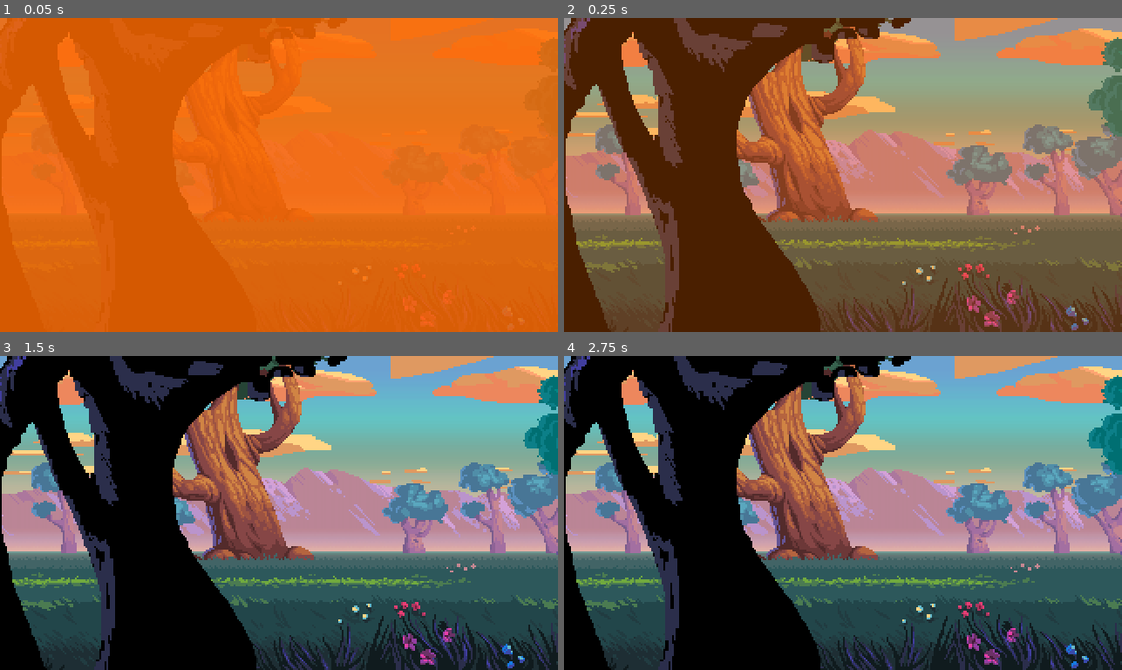
Above: before the commit, frames 1-4 (two rows, left to right).
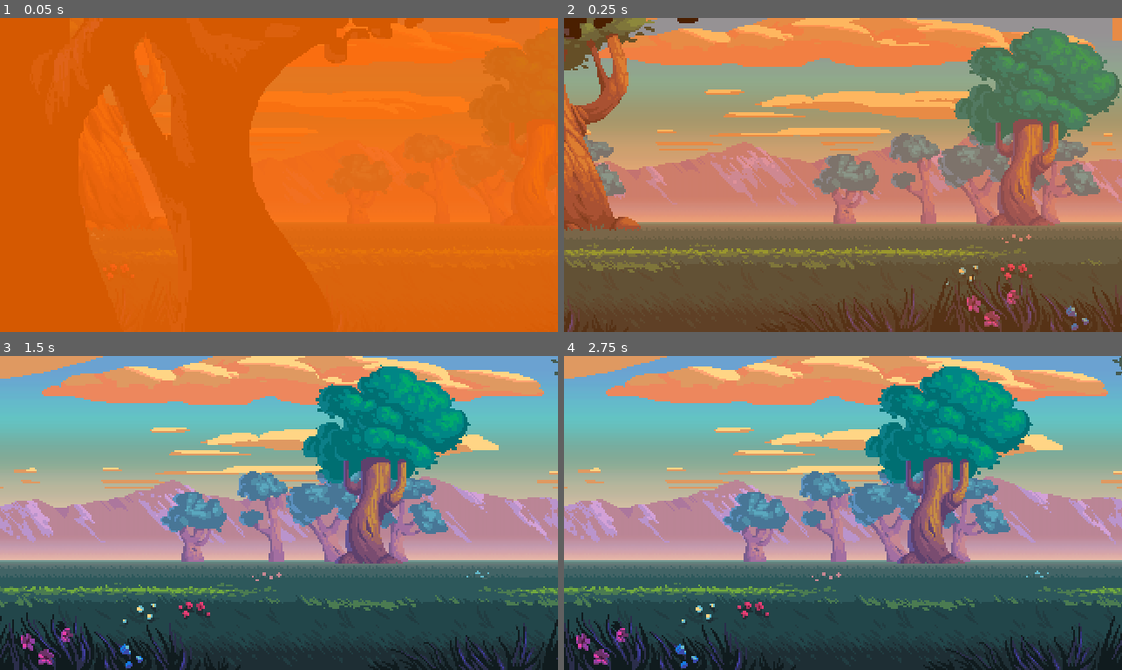
Above: after the commit, the same moments.

Repository: IcefoxCross/RPG_Udemy_GMS2GODOT
Game: Godot game, scene res://MainScenes/Battle/Battle.tscn
Two runs of this game, one before a commit and one after it. Both use one fixed random seed, a clock stepped at 60 frames per second and the inputs below. The project has no main scene, so this scene is started directly.
Inputs:
- Up to frame 1 (0.05 s): no input
- Up to frame 2 (0.25 s): no input
- Up to frame 3 (1.5 s): hold Right (move_right) 0.53-1.28 s; hold Down (move_down) from 1.28 s (still down)
- Up to frame 4 (2.75 s): release Down (move_down) at 2.03 s; hold Right (move_right) from 2.03 s (still down)

The runs differ from the first frame. In frame 1, 14% of the frame differs, in the area x 0-100%, y 0-100%; in frame 2, 64%; in frame 3, 68%; in frame 4, 68%.
Error before the commit: Invalid set index 'wait_time' (on base: 'Nil') with value of type 'float'. (res://MainScenes/BattleCamera.gd:23)

Commit message:
section 12/class 35

Diff:
--- /dev/null
+++ b/MainScenes/Battle/Background.gd
@@ -0,0 +1,52 @@
+extends Node2D
+
+onready var sprites = [$Sprite1,$Sprite2,$Sprite3,$Sprite4,
+					$Sprite5,$Sprite6,$Sprite7,$Sprite8]
+
+var camera
+var x_start = []
+var x_scale
+var y_scale
+var view_size
+
+func _ready():
+	camera = get_parent().find_node("BattleCamera")
+	view_size = camera.get_viewport_rect().size
+	x_start.append(sprites[0].position.x)
+	x_start.append(sprites[1].position.x)
+	x_start.append(sprites[2].position.x)
+	x_start.append(sprites[3].position.x)
+	x_start.append(sprites[4].position.x)
+	x_start.append(sprites[5].position.x)
+	x_start.append(sprites[6].position.x)
+	x_start.append(sprites[7].position.x)
+
+	sprites[7].position.x = 300
+	print(view_size.x)
+
+func _process(delta):
+	x_scale = view_size.x / (Game.room_width/2)
+	y_scale = view_size.y / Game.room_height
+
+	# Sky
+	sprites[0].position.x = camera.position.x
+	sprites[0].position.y = camera.position.y
+	sprites[0].scale.x = x_scale
+	sprites[0].scale.y = y_scale
+
+	# Mountains
+	sprites[1].position.x = (camera.position.x / 1.1) + x_start[1]
+	sprites[1].position.y = camera.position.y
+
+	# Others
+	sprites[2].position.x = (camera.position.x / 2) + x_start[2]
+	sprites[2].position.y = camera.position.y
+	sprites[3].position.x = (camera.position.x / 2.75) + x_start[3]
+	sprites[3].position.y = camera.position.y
+	sprites[4].position.y = camera.position.y
+	sprites[5].position.x = x_start[5] - (camera.position.x / 2.75)
+	sprites[5].position.y = camera.position.y
+	sprites[6].position.x = x_start[6] - camera.position.x
+	sprites[6].position.y = camera.position.y
+	sprites[7].position.x = x_start[7] - (camera.position.x / 0.8)
+	sprites[7].position.y = camera.position.y
--- a/MainScenes/Battle/Battle.gd
+++ b/MainScenes/Battle/Battle.gd
@@ -10,3 +10,4 @@
 	var fade = BATTLE.instance()
 	get_tree().current_scene.add_child(fade)
 	fade.fade(0)
+	camera.start()
--- a/MainScenes/Battle/Battle.tscn
+++ b/MainScenes/Battle/Battle.tscn
@@ -1,82 +1,84 @@
-[gd_scene load_steps=12 format=2]
+[gd_scene load_steps=13 format=2]
 
 [ext_resource path="res://MainScenes/Battle/Battle.gd" type="Script" id=1]
-[ext_resource path="res://UI/Assets/Battle/b_sky.png" type="Texture" id=2]
-[ext_resource path="res://UI/Assets/Battle/b_mountains.png" type="Texture" id=3]
-[ext_resource path="res://UI/Assets/Battle/b_trees_background.png" type="Texture" id=4]
-[ext_resource path="res://UI/Assets/Battle/b_tree_back.png" type="Texture" id=5]
-[ext_resource path="res://UI/Assets/Battle/b_grass_battlezone.png" type="Texture" id=6]
-[ext_resource path="res://UI/Assets/Battle/b_grass_front.png" type="Texture" id=7]
-[ext_resource path="res://UI/Assets/Battle/b_grass_foreground.png" type="Texture" id=8]
-[ext_resource path="res://UI/Assets/Battle/b_trees_foreground.png" type="Texture" id=9]
-[ext_resource path="res://MainScenes/GameCamera.tscn" type="PackedScene" id=10]
-[ext_resource path="res://MainScenes/BattleCamera.gd" type="Script" id=11]
+[ext_resource path="res://MainScenes/Battle/Background.gd" type="Script" id=2]
+[ext_resource path="res://UI/Assets/Battle/b_sky.png" type="Texture" id=3]
+[ext_resource path="res://UI/Assets/Battle/b_mountains.png" type="Texture" id=4]
+[ext_resource path="res://UI/Assets/Battle/b_trees_background.png" type="Texture" id=5]
+[ext_resource path="res://UI/Assets/Battle/b_tree_back.png" type="Texture" id=6]
+[ext_resource path="res://UI/Assets/Battle/b_grass_battlezone.png" type="Texture" id=7]
+[ext_resource path="res://UI/Assets/Battle/b_grass_front.png" type="Texture" id=8]
+[ext_resource path="res://UI/Assets/Battle/b_grass_foreground.png" type="Texture" id=9]
+[ext_resource path="res://UI/Assets/Battle/b_trees_foreground.png" type="Texture" id=10]
+[ext_resource path="res://MainScenes/GameCamera.tscn" type="PackedScene" id=11]
+[ext_resource path="res://MainScenes/Battle/BattleCamera.gd" type="Script" id=12]
 
 [node name="Battle" type="Node2D"]
 script = ExtResource( 1 )
 
-[node name="ParallaxBackground" type="ParallaxBackground" parent="."]
+[node name="Background" type="Node2D" parent="."]
+editor/display_folded = true
+script = ExtResource( 2 )
 
-[node name="ParallaxLayer" type="ParallaxLayer" parent="ParallaxBackground"]
-editor/display_folded = true
-__meta__ = {
-"_edit_lock_": true
-}
-
-[node name="b_sky" type="Sprite" parent="ParallaxBackground/ParallaxLayer"]
-texture = ExtResource( 2 )
-centered = false
-region_enabled = true
-region_rect = Rect2( 0, 0, 640, 113 )
-
-[node name="b_mountains" type="Sprite" parent="ParallaxBackground/ParallaxLayer"]
-position = Vector2( 0, 64 )
+[node name="Sprite1" type="Sprite" parent="Background"]
+position = Vector2( 320, 0 )
 texture = ExtResource( 3 )
-centered = false
-region_enabled = true
-region_rect = Rect2( 0, 68, 640, 112 )
-
-[node name="b_trees_background" type="Sprite" parent="ParallaxBackground/ParallaxLayer"]
-position = Vector2( 84, 0 )
-texture = ExtResource( 4 )
-centered = false
-region_enabled = true
-region_rect = Rect2( 0, 5, 640, 175 )
-
-[node name="b_tree_back" type="Sprite" parent="ParallaxBackground/ParallaxLayer"]
-position = Vector2( 54, -5 )
-texture = ExtResource( 5 )
 centered = false
 region_enabled = true
 region_rect = Rect2( 0, 0, 640, 180 )
 
-[node name="b_grass_battlezone" type="Sprite" parent="ParallaxBackground/ParallaxLayer"]
-position = Vector2( 0, 115 )
+[node name="Sprite2" type="Sprite" parent="Background"]
+texture = ExtResource( 4 )
+centered = false
+region_enabled = true
+region_rect = Rect2( 0, 0, 840, 180 )
+
+[node name="Sprite3" type="Sprite" parent="Background"]
+position = Vector2( 100, 0 )
+texture = ExtResource( 5 )
+centered = false
+region_enabled = true
+region_rect = Rect2( 0, 0, 1000, 180 )
+
+[node name="Sprite4" type="Sprite" parent="Background"]
+position = Vector2( 60, 0 )
 texture = ExtResource( 6 )
 centered = false
 region_enabled = true
-region_rect = Rect2( 0, 120, 640, 60 )
+region_rect = Rect2( 0, 0, 960, 180 )
 
-[node name="b_grass_front" type="Sprite" parent="ParallaxBackground/ParallaxLayer"]
-position = Vector2( 0, 137 )
+[node name="Sprite5" type="Sprite" parent="Background"]
+position = Vector2( 270, 0 )
 texture = ExtResource( 7 )
 centered = false
 region_enabled = true
-region_rect = Rect2( 0, 137, 640, 43 )
+region_rect = Rect2( 0, 0, 840, 180 )
 
-[node name="b_grass_foreground" type="Sprite" parent="ParallaxBackground/ParallaxLayer"]
-position = Vector2( 0, 147 )
+[node name="Sprite6" type="Sprite" parent="Background"]
+position = Vector2( 112, 0 )
 texture = ExtResource( 8 )
 centered = false
 region_enabled = true
-region_rect = Rect2( 0, 147, 640, 33 )
+region_rect = Rect2( 0, 0, 960, 180 )
 
-[node name="b_trees_foreground" type="Sprite" parent="ParallaxBackground/ParallaxLayer"]
+[node name="Sprite7" type="Sprite" parent="Background"]
+position = Vector2( 320, 0 )
 texture = ExtResource( 9 )
 centered = false
 region_enabled = true
-region_rect = Rect2( 0, 0, 320, 180 )
+region_rect = Rect2( 0, 0, 960, 180 )
 
-[node name="BattleCamera" parent="." instance=ExtResource( 10 )]
-position = Vector2( 256, 90 )
-script = ExtResource( 11 )
+[node name="Sprite8" type="Sprite" parent="Background"]
+position = Vector2( 560, 0 )
+texture = ExtResource( 10 )
+centered = false
+
+[node name="BattleCamera" parent="." instance=ExtResource( 11 )]
+editor/display_folded = true
+position = Vector2( 0, 90 )
+anchor_mode = 0
+smoothing_enabled = false
+script = ExtResource( 12 )
+
+
+[editable path="BattleCamera"]
--- a/MainScenes/BattleCamera.gd
+++ b/MainScenes/Battle/BattleCamera.gd
@@ -5,26 +5,32 @@
 var target = {}
 
 func _ready():
+	timer = $Timer
 	._ready()
+	set_process(true)
+
+func start():
 	speed = .1
 	position.x = 256
-	state = null
+	position.y = Game.room_height / 2
+	state = "intro_state"
 
 func _process(delta):
 	._process(delta)
 	call(state)
 
 func camera_approach(x,y,width,height,speed,zoom_speed):
-	position = lerp(position, Vector2(x,y),speed)
-	zoom = lerp(zoom,Vector2(Game.room_width/width,Game.room_height/height),zoom_speed)
+	position.x = lerp(position.x, x,speed)
+	position.y = lerp(position.y, y,speed)
+	zoom = lerp(zoom,Vector2(width/Game.room_width,height/Game.room_height),zoom_speed)
 
-func camera_screenshake(amount, duration):
+func camera_screenshake(amount, _duration):
 	amplitude = amount
-	duration = duration
+	duration = _duration
 
 func intro_state():
 	target["x"] = Game.room_width *3/4
-	target["y"] = Game.room_height
+	target["y"] = Game.room_height / 2
 
 	if position.distance_to(Vector2(target["x"],target["y"])) < 1:
 		position.x = target["x"]
@@ -34,8 +40,8 @@
 
 func idle_state():
 	target["x"] = Game.room_width *3/4
-	target["y"] = Game.room_height
-	camera_approach(target["x"],target["y"],1,1,speed/2,speed)
+	target["y"] = Game.room_height / 2
+	camera_approach(target["x"],target["y"],Game.room_width,Game.room_height,speed/2,speed)
 
 func focus_state():
 	camera_approach(target["x"], Game.room_height/2, 288, 162, speed/2, speed/2)
--- a/MainScenes/Main.gd
+++ b/MainScenes/Main.gd
@@ -26,7 +26,7 @@
 		get_tree().current_scene.add_child(fade)
 		fade.fade(1)
 		yield(fade, "fade_done")
-		get_tree().change_scene("res://MainScenes/Battle.tscn")
+		get_tree().change_scene("res://MainScenes/Battle/Battle.tscn")
 
 func _change_room(target_room):
 	call_deferred("_change_room_deferred", target_room)
--- a/MainScenes/Main.tscn
+++ b/MainScenes/Main.tscn
@@ -1,9 +1,10 @@
-[gd_scene load_steps=5 format=2]
+[gd_scene load_steps=6 format=2]
 
 [ext_resource path="res://MainScenes/Main.gd" type="Script" id=1]
 [ext_resource path="res://Rooms/Town.tscn" type="PackedScene" id=2]
 [ext_resource path="res://Player/Elizabeth.tscn" type="PackedScene" id=3]
 [ext_resource path="res://UI/Assets/b_vignette.png" type="Texture" id=4]
+[ext_resource path="res://MainScenes/Battle/RandomEncounters.tscn" type="PackedScene" id=5]
 
 [node name="Main" type="Node"]
 script = ExtResource( 1 )
@@ -39,3 +40,5 @@
 __meta__ = {
 "_edit_lock_": true
 }
+
+[node name="RandomEncounters" parent="Common" instance=ExtResource( 5 )]
--- a/Player/Camera2D.gd
+++ b/Player/Camera2D.gd
@@ -20,7 +20,7 @@
 
 func set_duration(value):
 	duration = value
-	timer.wait_time = duration
+	$Timer.wait_time = duration
 
 func set_shake(value):
 	shake = value
